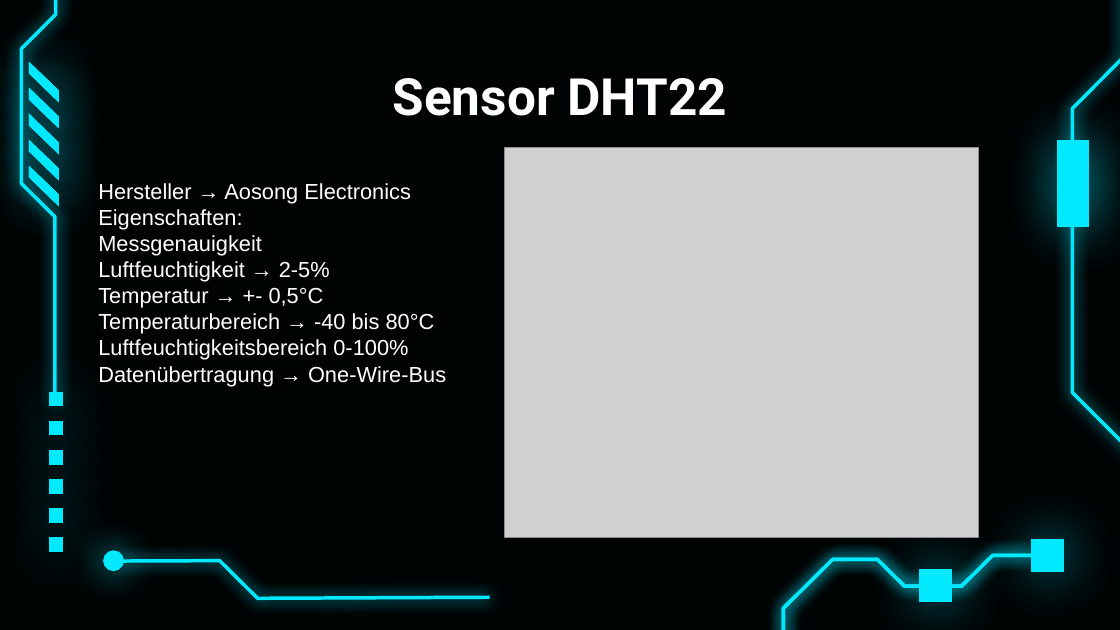
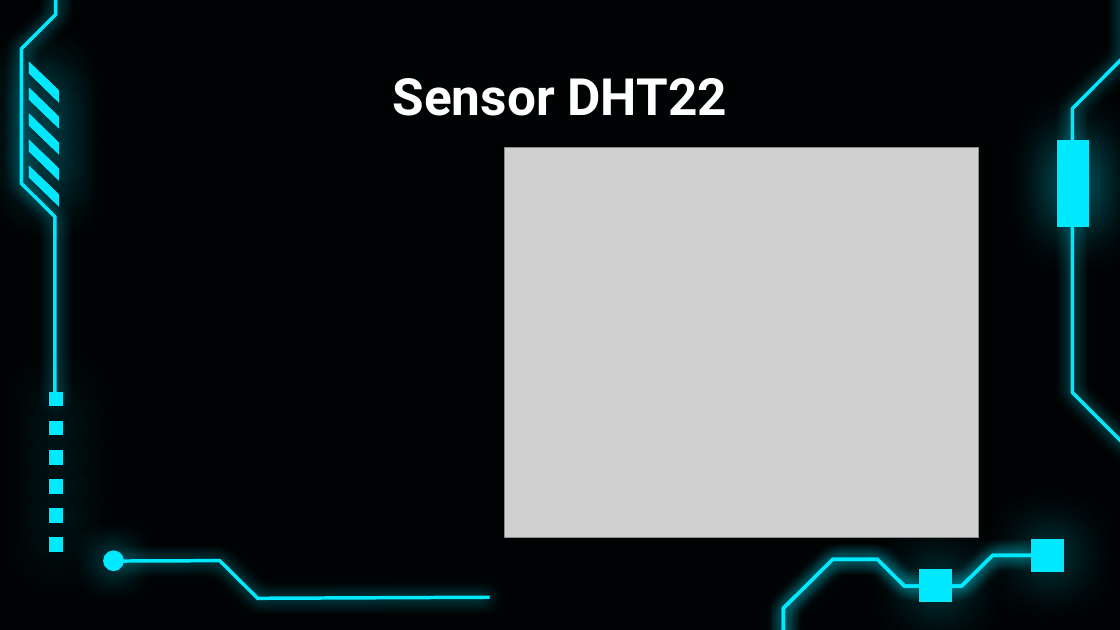
Before and after one commit to bayerju/mikro_loabor, a slide deck: slide 5 of MIC.pptx. Drawn at 1120x630 pixels with LibreOffice and Linux fonts; fonts in the diff are those of the drawing; grey boxes stand for pictures. Boxes give left, top, right and bottom in pixels: in the first picture for what was removed or moved away, otherwise in the second. Text is boxed around its words. In the diff, an @@ line names an element or a change of style, - is before the commit and + after.

```diff
--- a/MIC.pptx
+++ b/MIC.pptx
@@ text removed at [98,183,446,386] @@
-Hersteller → Aosong Electronics
-Eigenschaften:
-  Messgenauigkeit
-    Luftfeuchtigkeit → 2-5%
-    Temperatur → +- 0,5°C
-  Temperaturbereich → -40 bis 80°C
-  Luftfeuchtigkeitsbereich 0-100%
-  Datenübertragung → One-Wire-Bus
```
Also in this commit, not shown: 5 other slides changed, 4 slides added, 1 slide removed.
